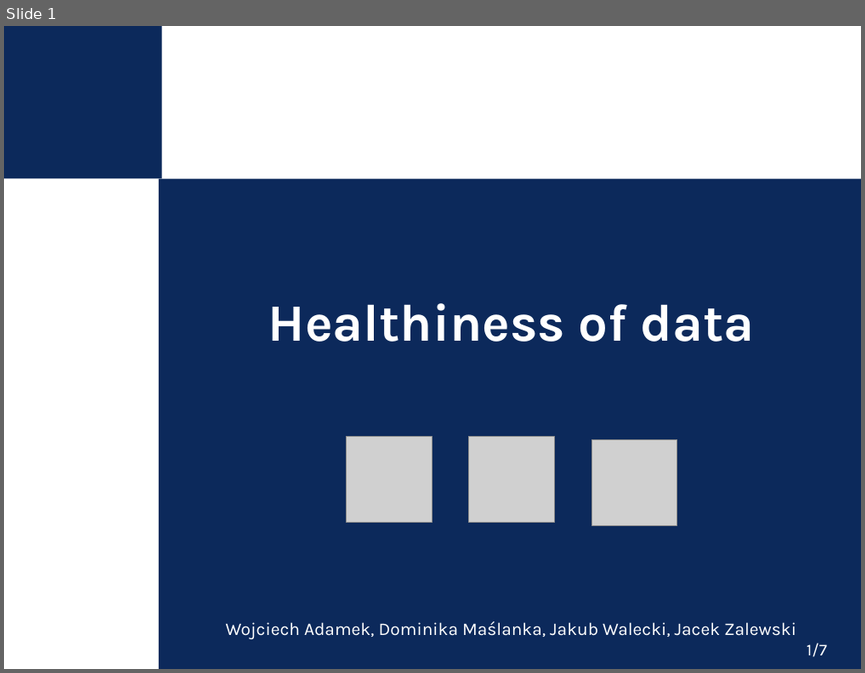
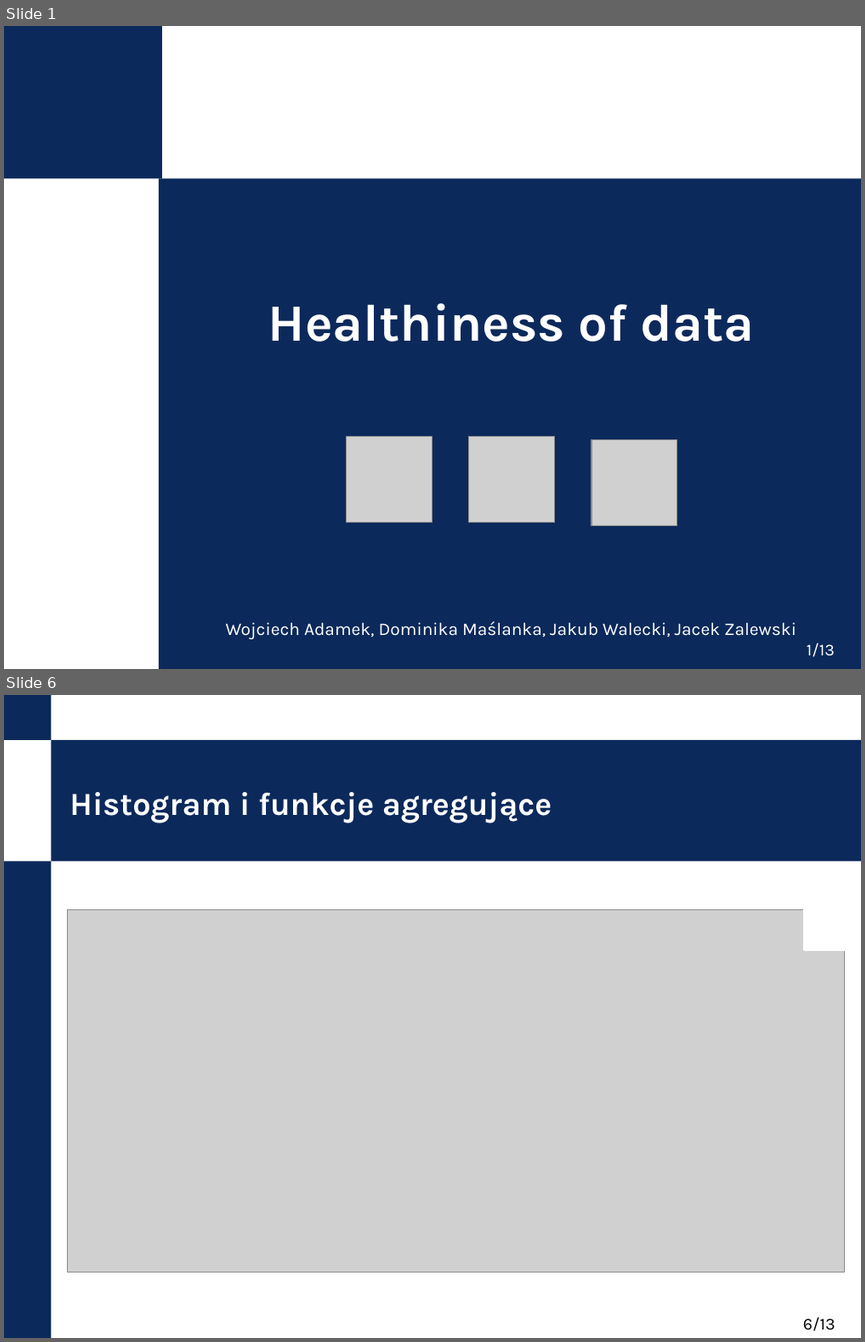
Before and after one commit to nokia-wroclaw/innovativeprojects-healthiness-of-data, a slide deck: KPZ_demo_prezentacja.pptx. Shown one above the other, each under a label of ours: slide 1 before the commit, slides 1 and 6 after it; the slides between them are not shown. The pictures are 865x673 and 865x1342 pixels, drawn with LibreOffice and Linux fonts; fonts in the diff are those of the drawing; grey boxes stand for pictures; background and template pictures are left out. Boxes give left, top, right and bottom in pixels: in the first picture for what was removed or moved away, otherwise in the second. Text is boxed around its words. In the diff, an @@ line names an element or a change of style, - is before the commit and + after.

```diff
--- a/KPZ_demo_prezentacja.pptx
+++ b/KPZ_demo_prezentacja.pptx
@@ slide 6 added at [4, 695, 861, 1338], background #FFFFFF @@
@@ rectangle added at [4, 695, 51, 740], fill #0C295B @@
@@ rectangle added at [51, 740, 861, 862], fill #0C295B @@
@@ title added at [69, 792, 552, 823], 27 pt, text #FFFFFF, bold @@
+Histogram i funkcje agregujące
@@ rectangle added at [4, 862, 51, 1338], fill #0C295B @@
@@ picture added at [68, 910, 845, 1271] @@
@@ rectangle added at [804, 910, 845, 950], fill #FFFFFF, outline #FFFFFF 2 pt @@
@@ page number added at [803, 1316, 835, 1331], 14 pt, text #000000 @@
+6/13
@@ page number at [806, 642, 834, 657]: text changed @@
-1/7
+1/13
```
Also in this commit, not shown: 5 slides changed, 6 other slides added, 7 slides removed, 4 other files.
